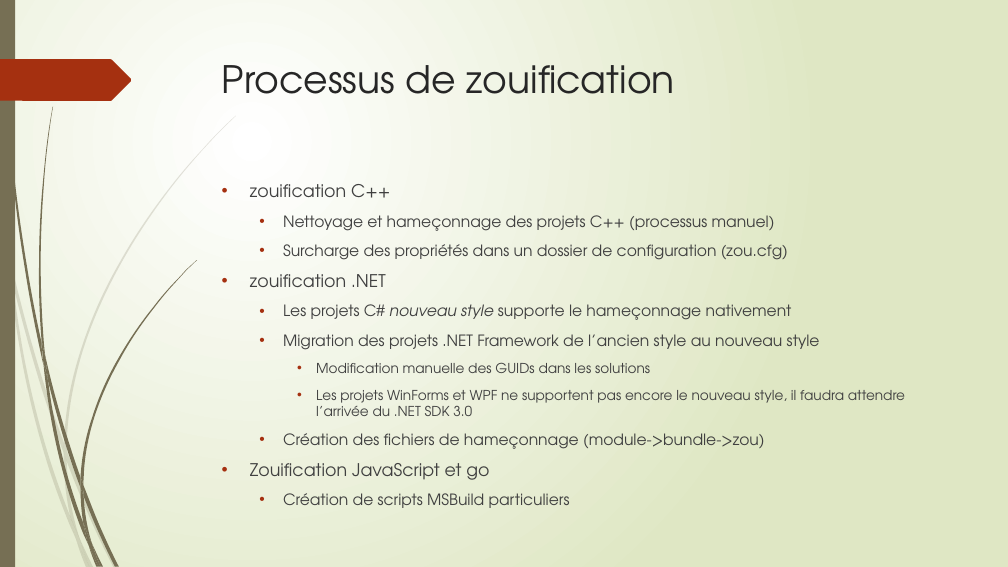
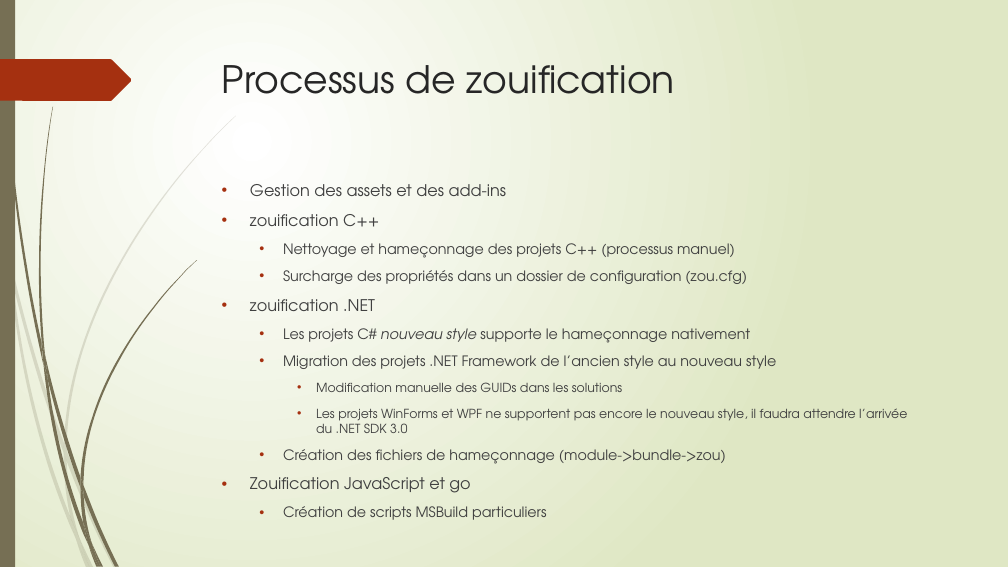
Before and after one commit to epsitec-sa/zou, a slide deck: slide 7 of .Documentation/zou ou la recette du succès.pptx (slide 6 before the commit). Drawn at 1008x567 pixels with LibreOffice and Linux fonts; fonts in the diff are those of the drawing. Boxes give left, top, right and bottom in pixels: in the first picture for what was removed or moved away, otherwise in the second. Text is boxed around its words. In the diff, an @@ line names an element or a change of style, - is before the commit and + after.

```diff
--- a/.Documentation/zou ou la recette du succès.pptx
+++ b/.Documentation/zou ou la recette du succès.pptx
@@ text at <box>250,184,507,196</box>: paragraph added @@
+• Gestion des assets et des add-ins
@@ text at <box>250,214,907,493</box>: size 16.6 to 15.3 pt in "zouification C++", "zouification .NET", "Zouification JavaScript et go"; size 14.8 to 13.6 pt in "Nettoyage et hameçonnage des projets C++ (processus ...", "Surcharge des propriétés dans un dossier de ...", "Les projets C# nouveau style supporte le ...", "Migration des projets .NET Framework de l’ancien ..." and 2 more places; size 12.9 to 11.9 pt in "Modification manuelle des GUIDs dans les solutions", "Les projets WinForms et WPF ne supportent ..." @@
```
Also in this commit, not shown: 6 other slides changed, 3 slides added.
